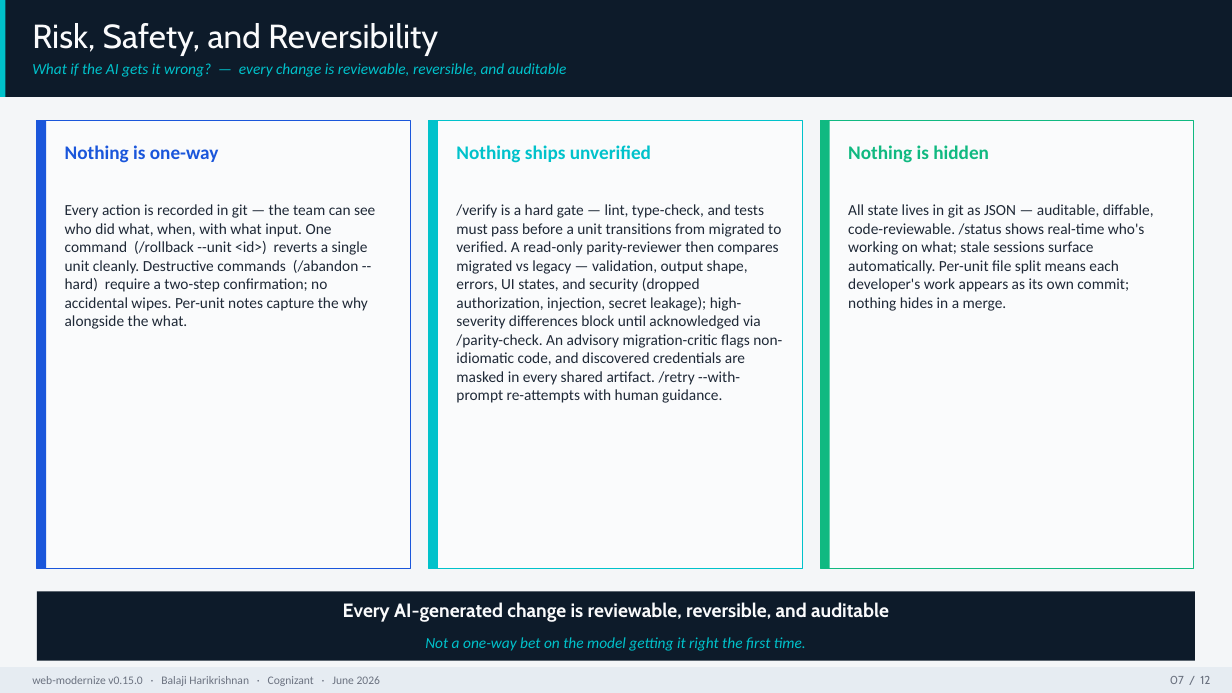
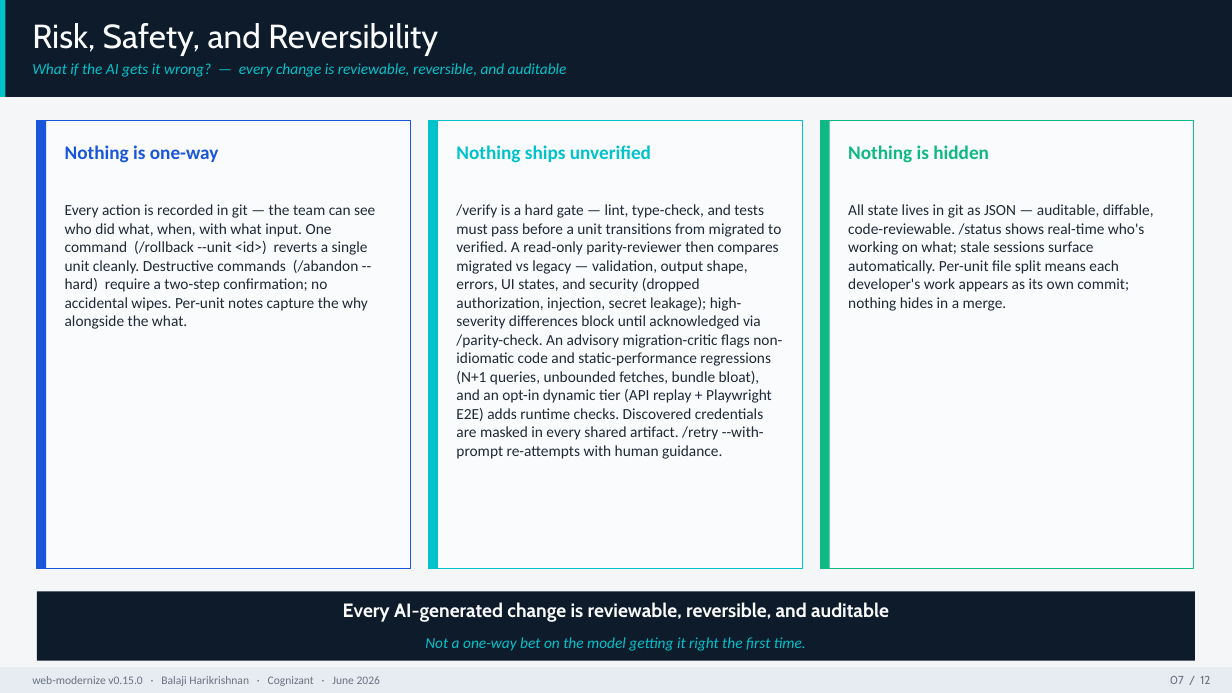
Before and after one commit to balaji-hari/web-mordernize, a slide deck: slide 7 of docs/decks/web-modernize-presentation.pptx. Drawn at 1232x693 pixels with LibreOffice and Linux fonts; fonts in the diff are those of the drawing. Boxes give left, top, right and bottom in pixels: in the first picture for what was removed or moved away, otherwise in the second. Text is boxed around its words. In the diff, an @@ line names an element or a change of style, - is before the commit and + after.

```diff
--- a/docs/decks/web-modernize-presentation.pptx
+++ b/docs/decks/web-modernize-presentation.pptx
@@ text at bbox=[456, 204, 782, 459]: text changed @@
-/verify is a hard gate — lint, type-check, and tests must pass before a unit transitions from migrated to verified. A read-only parity-reviewer then compares migrated vs legacy — validation, output shape, errors, UI states, and security (dropped authorization, injection, secret leakage); high-severity differences block until acknowledged via /parity-check. An advisory migration-critic flags non-idiomatic code, and discovered credentials are masked in every shared artifact. /retry --with-prompt re-attempts with human guidance.
+/verify is a hard gate — lint, type-check, and tests must pass before a unit transitions from migrated to verified. A read-only parity-reviewer then compares migrated vs legacy — validation, output shape, errors, UI states, and security (dropped authorization, injection, secret leakage); high-severity differences block until acknowledged via /parity-check. An advisory migration-critic flags non-idiomatic code and static-performance regressions (N+1 queries, unbounded fetches, bundle bloat), and an opt-in dynamic tier (API replay + Playwright E2E) adds runtime checks. Discovered credentials are masked in every shared artifact. /retry --with-prompt re-attempts with human guidance.
```
Also in this commit, not shown: 2 other files.
